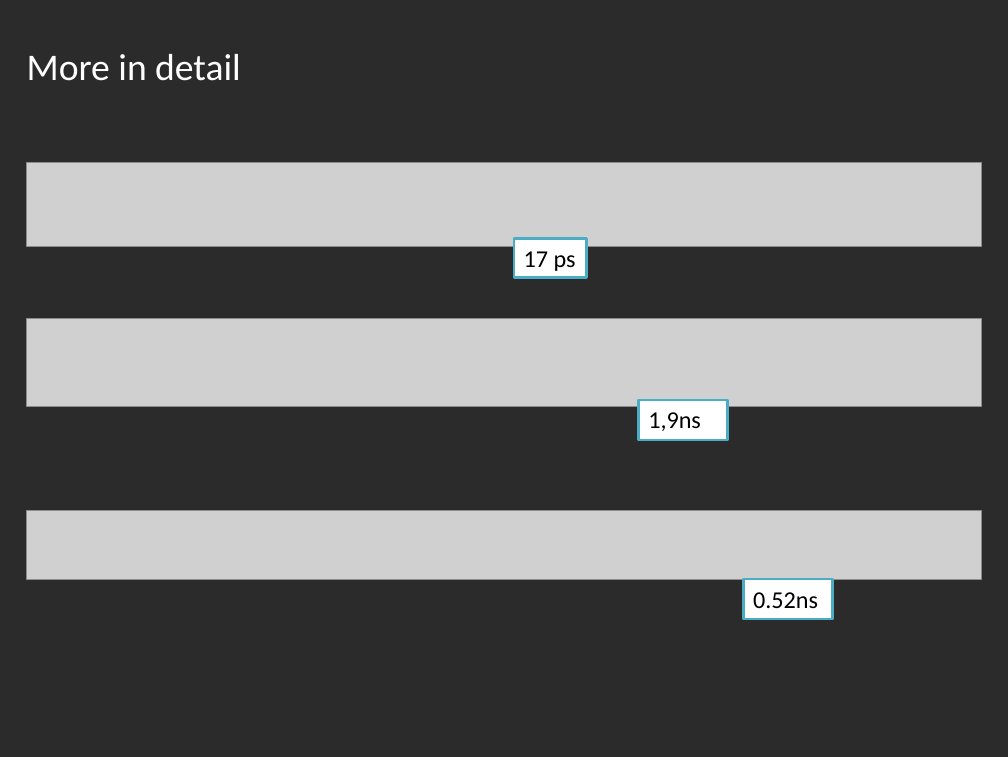
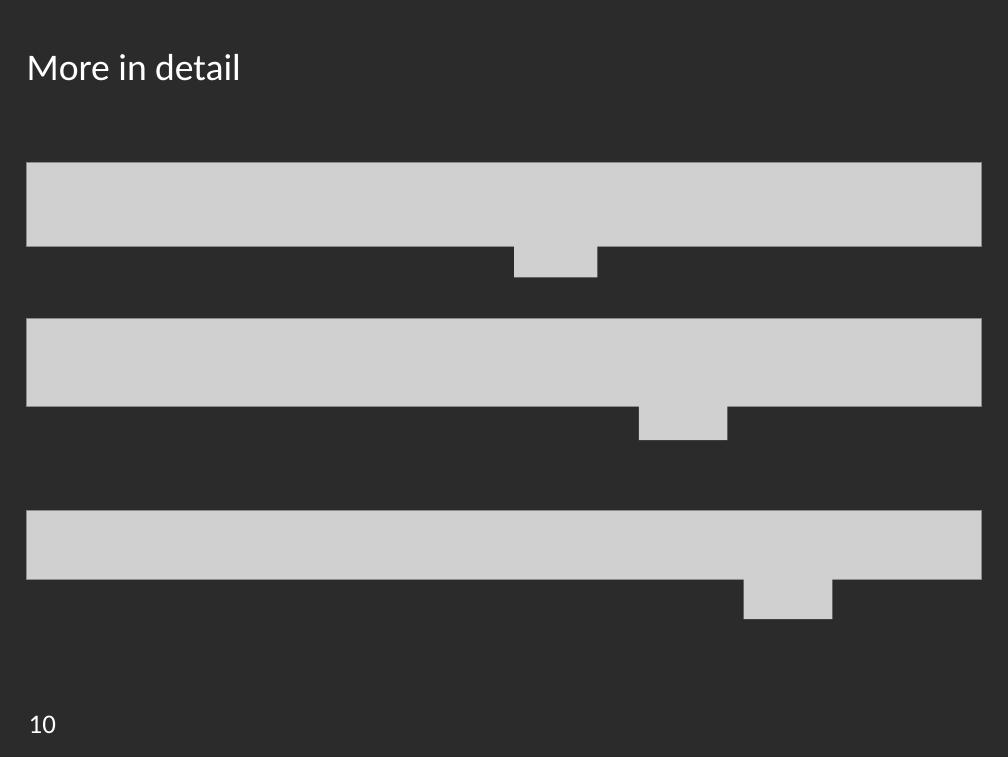
Before and after one commit to AlessiaGuzzo/ES1-project, a slide deck: slide 10 of Presentation/FinalReportPresentation.pptx (slide 15 before the commit). Drawn at 1008x757 pixels with LibreOffice and Linux fonts; fonts in the diff are those of the drawing; grey boxes stand for pictures; background and template pictures are left out; a plain dark background stands for a picture behind light text. Boxes give left, top, right and bottom in pixels: in the first picture for what was removed or moved away, otherwise in the second. Text is boxed around its words. In the diff, an @@ line names an element or a change of style, - is before the commit and + after.

```diff
--- a/Presentation/FinalReportPresentation.pptx
+++ b/Presentation/FinalReportPresentation.pptx
@@ rectangle removed at <box>514,238,586,277</box> @@
-17 ps
@@ picture added at <box>514,238,597,277</box> @@
@@ rectangle removed at <box>638,400,727,440</box> @@
-1,9ns
@@ picture added at <box>638,400,727,440</box> @@
@@ rectangle removed at <box>743,579,832,619</box> @@
-0.52ns
@@ picture added at <box>743,579,832,619</box> @@
@@ page number added at <box>29,715,56,733</box>, 20 pt, text #FFFFFF @@
+10
```
Also in this commit, not shown: 16 other slides changed, 1 slide added.
